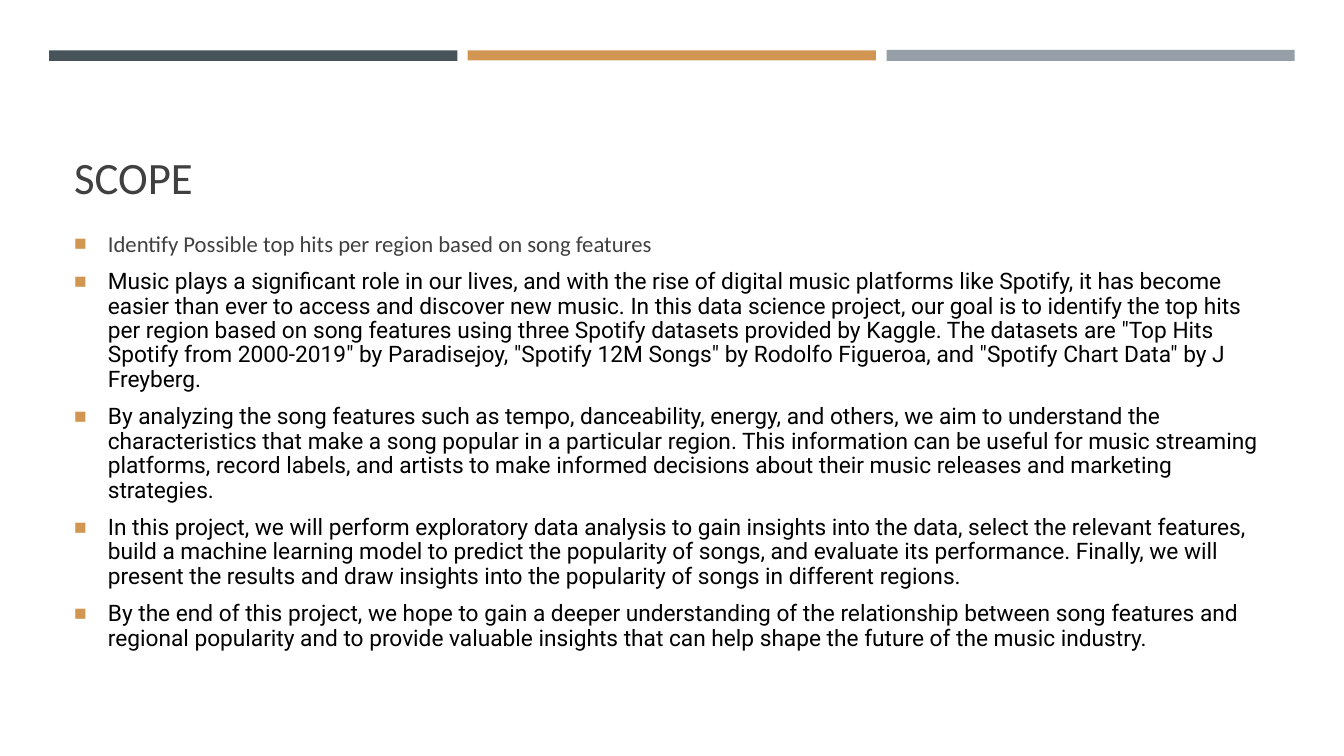
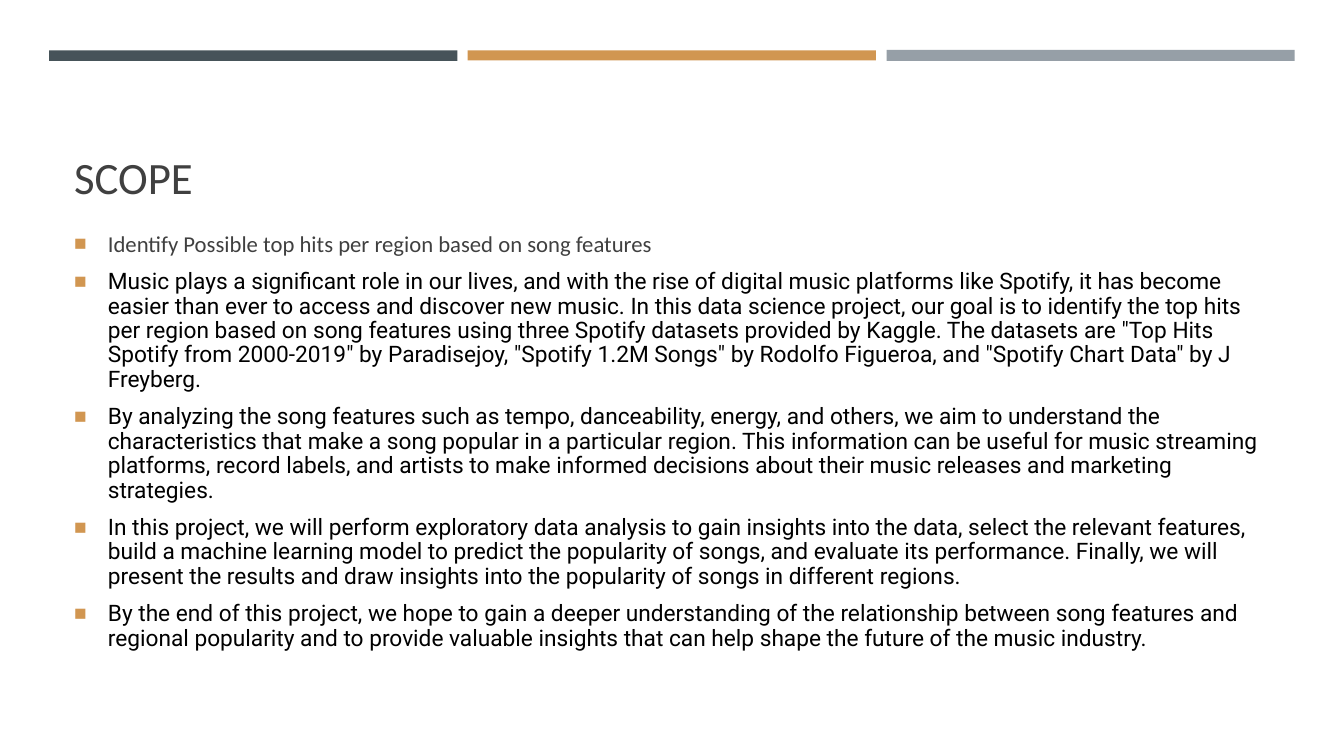
Before and after one commit to SvenWeiss-HDM/Classification, a slide deck: slide 2 of HDM Data Science.pptx. Drawn at 1344x756 pixels with LibreOffice and Linux fonts; fonts in the diff are those of the drawing. Boxes give left, top, right and bottom in pixels: in the first picture for what was removed or moved away, otherwise in the second. Text is boxed around its words. In the diff, an @@ line names an element or a change of style, - is before the commit and + after.

```diff
--- a/HDM Data Science.pptx
+++ b/HDM Data Science.pptx
@@ text at box(108, 271, 1241, 392): text changed @@
-■ Music plays a significant role in our lives, and with the rise of digital music platforms like Spotify, it has become easier than ever to access and discover new music. In this data science project, our goal is to identify the top hits per region based on song features using three Spotify datasets provided by Kaggle. The datasets are "Top Hits Spotify from 2000-2019" by Paradisejoy, "Spotify 12M Songs" by Rodolfo Figueroa, and "Spotify Chart Data" by J Freyberg.
+■ Music plays a significant role in our lives, and with the rise of digital music platforms like Spotify, it has become easier than ever to access and discover new music. In this data science project, our goal is to identify the top hits per region based on song features using three Spotify datasets provided by Kaggle. The datasets are "Top Hits Spotify from 2000-2019" by Paradisejoy, "Spotify 1.2M Songs" by Rodolfo Figueroa, and "Spotify Chart Data" by J Freyberg.
```
Also in this commit, not shown: 1 slide added, 1 other file.
